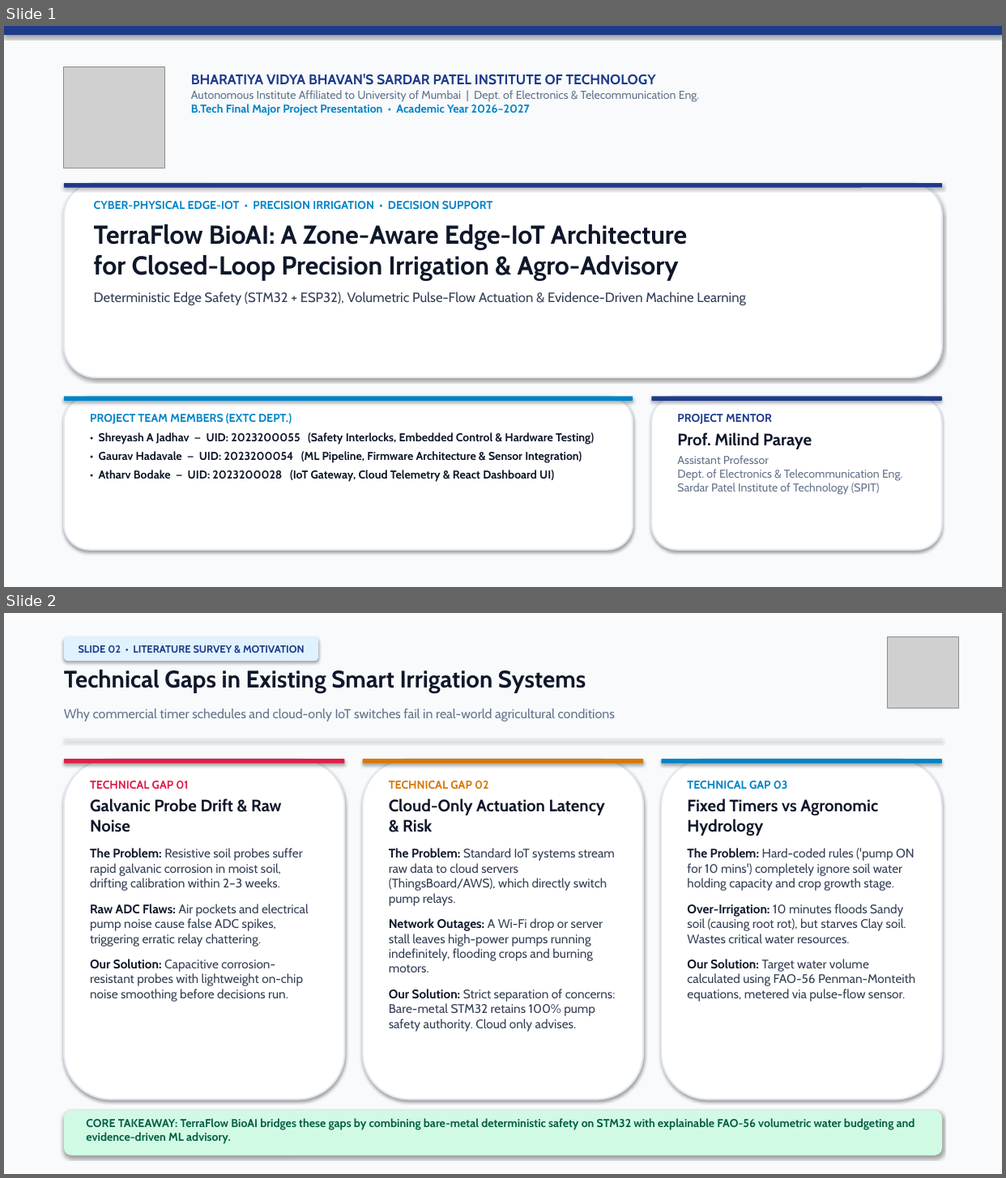
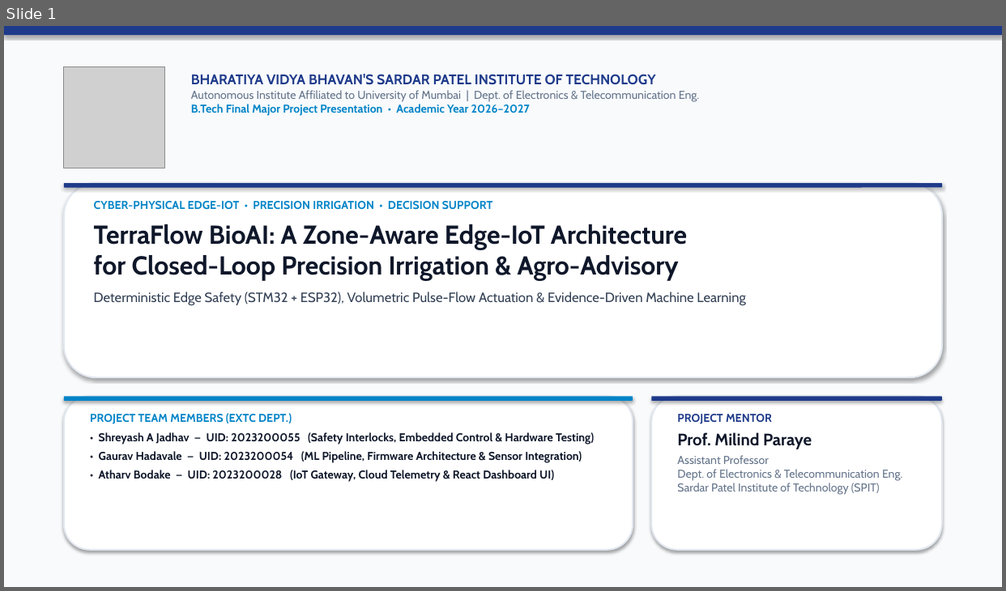
Before and after one commit to gauravhadavale07/TerraFlow_BioAI, a slide deck: TerraFlow_BioAI_Final_Presentation.pptx. Shown one above the other, each under a label of ours: slides 1 and 2 before the commit, slide 1 after it. The pictures are 1006x1178 and 1006x591 pixels, drawn with LibreOffice and Linux fonts; fonts in the diff are those of the drawing; grey boxes stand for pictures. Boxes give left, top, right and bottom in pixels: in the first picture for what was removed or moved away, otherwise in the second. Text is boxed around its words. In the diff, an @@ line names an element or a change of style, - is before the commit and + after.

```diff
--- a/TerraFlow_BioAI_Final_Presentation.pptx
+++ b/TerraFlow_BioAI_Final_Presentation.pptx
@@ slide 2 removed at [4, 613, 1002, 1174], background #FFFFFF @@
@@ rectangle removed at [4, 613, 1002, 1174] @@
@@ rounded rectangle removed at [64, 637, 318, 661] @@
-SLIDE 02 • LITERATURE SURVEY & MOTIVATION
@@ picture removed at [888, 637, 958, 708] @@
@@ text removed at [64, 670, 586, 693] @@
-Technical Gaps in Existing Smart Irrigation Systems
@@ text removed at [64, 709, 615, 722] @@
-Why commercial timer schedules and cloud-only IoT switches fail in real-world agricultural conditions
@@ rectangle removed at [64, 739, 942, 740] @@
@@ rounded rectangle removed at [64, 759, 345, 1100] @@
@@ rounded rectangle removed at [64, 759, 345, 764] @@
@@ text removed at [90, 781, 309, 1002] @@
-TECHNICAL GAP 01
-Galvanic Probe Drift & Raw Noise
-The Problem: Resistive soil probes suffer rapid galvanic corrosion in moist soil, drifting calibration within 2–3 weeks.
-Raw ADC Flaws: Air pockets and electrical pump noise cause false ADC spikes, triggering erratic relay chattering.
-Our Solution: Capacitive corrosion-resistant probes with lightweight on-chip noise smoothing before decisions run.
@@ rounded rectangle removed at [363, 759, 643, 1100] @@
@@ rounded rectangle removed at [363, 759, 643, 764] @@
@@ text removed at [389, 781, 616, 1032] @@
-TECHNICAL GAP 02
-Cloud-Only Actuation Latency & Risk
-The Problem: Standard IoT systems stream raw data to cloud servers (ThingsBoard/AWS), which directly switch pump relays.
-Network Outages: A Wi-Fi drop or server stall leaves high-power pumps running indefinitely, flooding crops and burning motors.
-Our Solution: Strict separation of concerns: Bare-metal STM32 retains 100% pump safety authority. Cloud only advises.
@@ rounded rectangle removed at [661, 759, 942, 1100] @@
@@ rounded rectangle removed at [661, 759, 942, 764] @@
@@ text removed at [687, 781, 915, 1002] @@
-TECHNICAL GAP 03
-Fixed Timers vs Agronomic Hydrology
-The Problem: Hard-coded rules ('pump ON for 10 mins') completely ignore soil water holding capacity and crop growth stage.
-Over-Irrigation: 10 minutes floods Sandy soil (causing root rot), but starves Clay soil. Wastes critical water resources.
-Our Solution: Target water volume calculated using FAO-56 Penman-Monteith equations, metered via pulse-flow sensor.
@@ rounded rectangle removed at [64, 1111, 942, 1156] @@
@@ text removed at [86, 1118, 915, 1144] @@
-CORE TAKEAWAY: TerraFlow BioAI bridges these gaps by combining bare-metal deterministic safety on STM32 with explainable FAO-56 volumetric water budgeting and evidence-driven ML advisory.
```
Also in this commit, not shown: 4 slides changed, 4 slides added, 1 other slide removed, 13 other files.
